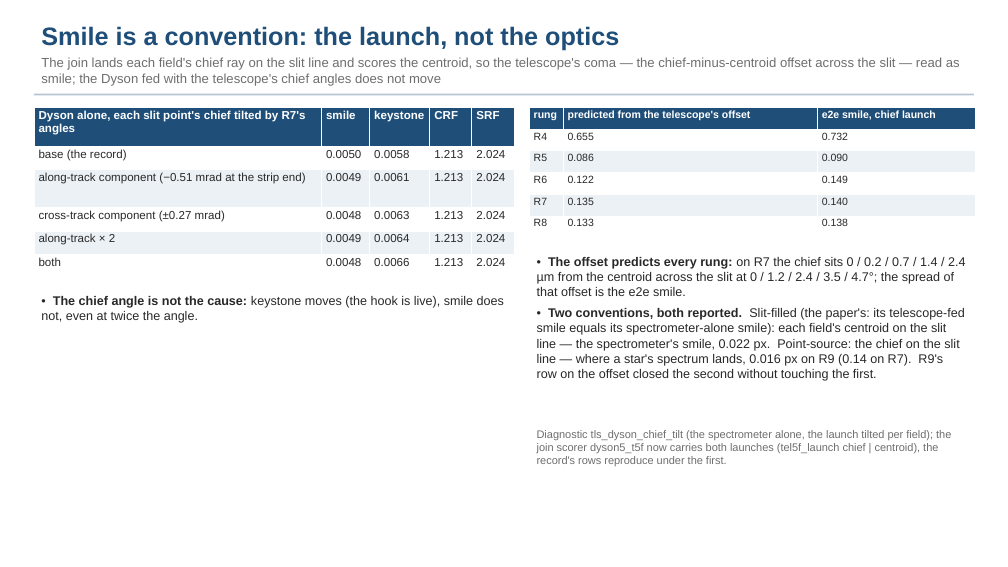
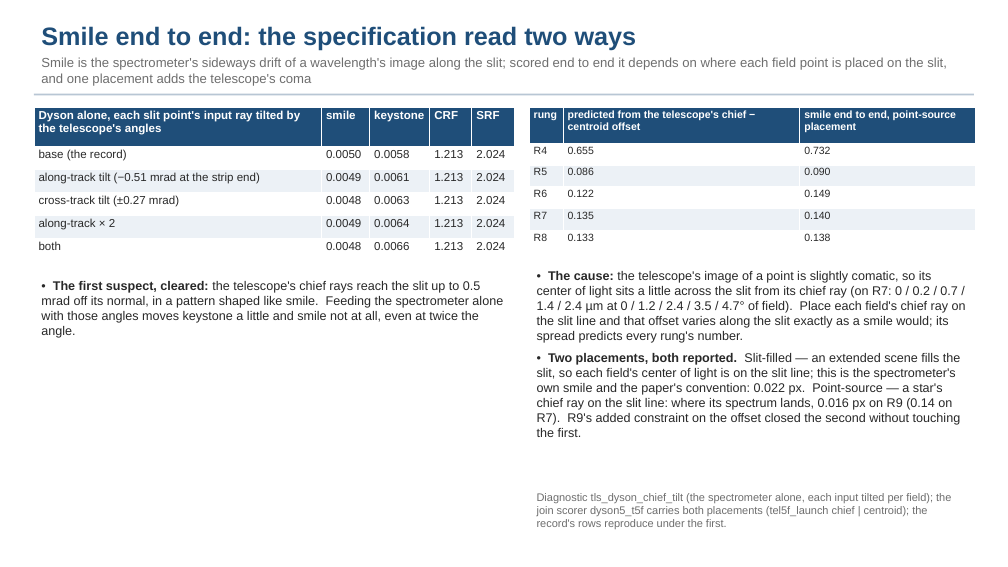
Before and after one commit to nasa-jpl/macos, a slide deck: slide 13 of demo_session/deck_dyson_3k.pptx. Drawn at 1008x567 pixels with LibreOffice and Linux fonts; fonts in the diff are those of the drawing. Boxes give left, top, right and bottom in pixels: in the first picture for what was removed or moved away, otherwise in the second. Text is boxed around its words. In the diff, an @@ line names an element or a change of style, - is before the commit and + after.

```diff
--- a/demo_session/deck_dyson_3k.pptx
+++ b/demo_session/deck_dyson_3k.pptx
@@ text at box(41, 26, 947, 86): text changed @@
-Smile is a convention: the launch, not the optics
-The join lands each field's chief ray on the slit line and scores the centroid, so the telescope's coma — the chief-minus-centroid offset across the slit — read as smile; the Dyson fed with the telescope's chief angles does not move
+Smile end to end: the specification read two ways
+Smile is the spectrometer's sideways drift of a wavelength's image along the slit; scored end to end it depends on where each field point is placed on the slit, and one placement adds the telescope's coma
@@ table at box(34, 107, 515, 262) @@
-row 1, column 1: Dyson alone, each slit point's chief tilted by R7's angles
+row 1, column 1: Dyson alone, each slit point's input ray tilted by the telescope's angles
-row 3, column 1: along-track component (−0.51 mrad at the strip end)
+row 3, column 1: along-track tilt (−0.51 mrad at the strip end)
-row 4, column 1: cross-track component (±0.27 mrad)
+row 4, column 1: cross-track tilt (±0.27 mrad)
@@ table at box(529, 107, 975, 252) @@
-row 1, column 2: predicted from the telescope's offset
+row 1, column 2: predicted from the telescope's chief − centroid offset
-row 1, column 3: e2e smile, chief launch
+row 1, column 3: smile end to end, point-source placement
@@ text at box(41, 281, 503, 338): text changed @@
-• The chief angle is not the cause: keystone moves (the hook is live), smile does not, even at twice the angle.
+• The first suspect, cleared: the telescope's chief rays reach the slit up to 0.5 mrad off its normal, in a pattern shaped like smile. Feeding the spectrometer alone with those angles moves keystone a little and smile not at all, even at twice the angle.
@@ text at box(537, 271, 966, 437): text changed @@
-• The offset predicts every rung: on R7 the chief sits 0 / 0.2 / 0.7 / 1.4 / 2.4 µm from the centroid across the slit at 0 / 1.2 / 2.4 / 3.5 / 4.7°; the spread of that offset is the e2e smile.
-• Two conventions, both reported. Slit-filled (the paper's: its telescope-fed smile equals its spectrometer-alone smile): each field's centroid on the slit line — the spectrometer's smile, 0.022 px. Point-source: the chief on the slit line — where a star's spectrum lands, 0.016 px on R9 (0.14 on R7). R9's row on the offset closed the second without touching the first.
+• The cause: the telescope's image of a point is slightly comatic, so its center of light sits a little across the slit from its chief ray (on R7: 0 / 0.2 / 0.7 / 1.4 / 2.4 µm at 0 / 1.2 / 2.4 / 3.5 / 4.7° of field). Place each field's chief ray on the slit line and that offset varies along the slit exactly as a smile would; its spread predicts every rung's number.
+• Two placements, both reported. Slit-filled — an extended scene fills the slit, so each field's center of light is on the slit line; this is the spectrometer's own smile and the paper's convention: 0.022 px. Point-source — a star's chief ray on the slit line: where its spectrum lands, 0.016 px on R9 (0.14 on R7). R9's added constraint on the offset closed the second without touching the first.
@@ text at box(537, 493, 951, 529): text changed @@
-Diagnostic tls_dyson_chief_tilt (the spectrometer alone, the launch tilted per field); the join scorer dyson5_t5f now carries both launches (tel5f_launch chief | centroid), the record's rows reproduce under the first.
+Diagnostic tls_dyson_chief_tilt (the spectrometer alone, each input tilted per field); the join scorer dyson5_t5f carries both placements (tel5f_launch chief | centroid); the record's rows reproduce under the first.
```
Also in this commit, not shown: 7 other slides changed, 1 other file.
